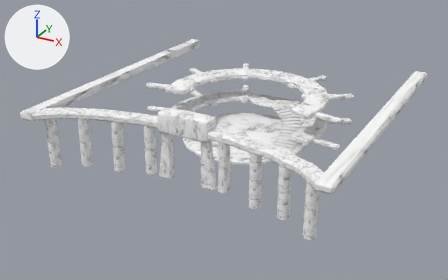
Two versions of the OBJ model ProyectoFinal/ProyectoFinal/Models/RecibidorModular/MarmolBlanco.obj, one commit apart.
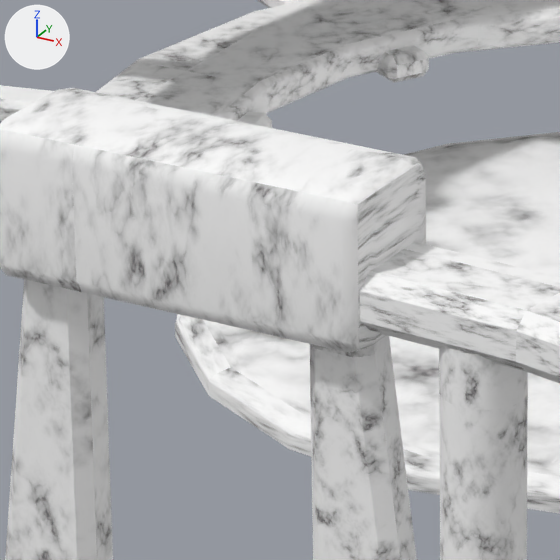
There are two pictures of each version: one whole from a 50 mm camera at (26558.0, -46579.0, 22485.0) aimed at (-903.0, 3350.0, -2479.0), one close up on the part from 35% to 52% of the width and 34% to 61% of the height. Arrows for +X, +Y and +Z are at upper left; the lights stay in place. Where no turn or scale is listed for an object, it has been applied to the vertices.

Names of what the first close-up shows: 'MarmolBlanco'.
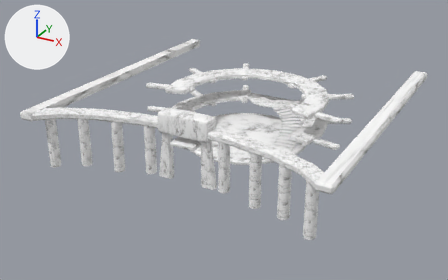
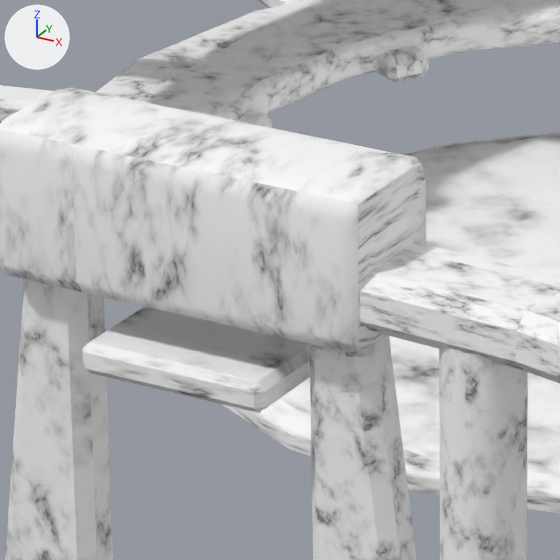
Where the change shows, as pixel boxes [x1, y1, x2, y2] in the close-ups (560 x 560 px):
part 1 of me_marmolblanco, added: after [83, 307, 310, 413]

Diff of the bpy script that builds the scene:
```diff
--- a/ProyectoFinal/ProyectoFinal/Models/RecibidorModular/MarmolBlanco.obj.py
+++ b/ProyectoFinal/ProyectoFinal/Models/RecibidorModular/MarmolBlanco.obj.py
@@ me_marmolblanco @@
 # used by ob_marmolblanco; location = (0.0, 0.0, 0.0)
-me_marmolblanco.from_pydata(...)  # 2248 vertices, 2345 faces; spans x -14825.0..14895.0, y -9688.0..19871.0, z -3336.0..3280.0
+me_marmolblanco.from_pydata(...)  # 2272 vertices, 2371 faces; spans x -14825.0..14895.0, y -9688.0..19871.0, z -3336.0..3280.0
+# me_marmolblanco part 1: a new loose piece of 24 vertices spanning x -1250.0..1250.0, y -5807.0..-4307.0, z 408.0..808.0, in mat_phong1sg (picture img_marmoltextura_png)
 me_marmolblanco.materials.append(mat_phong1sg)
```
